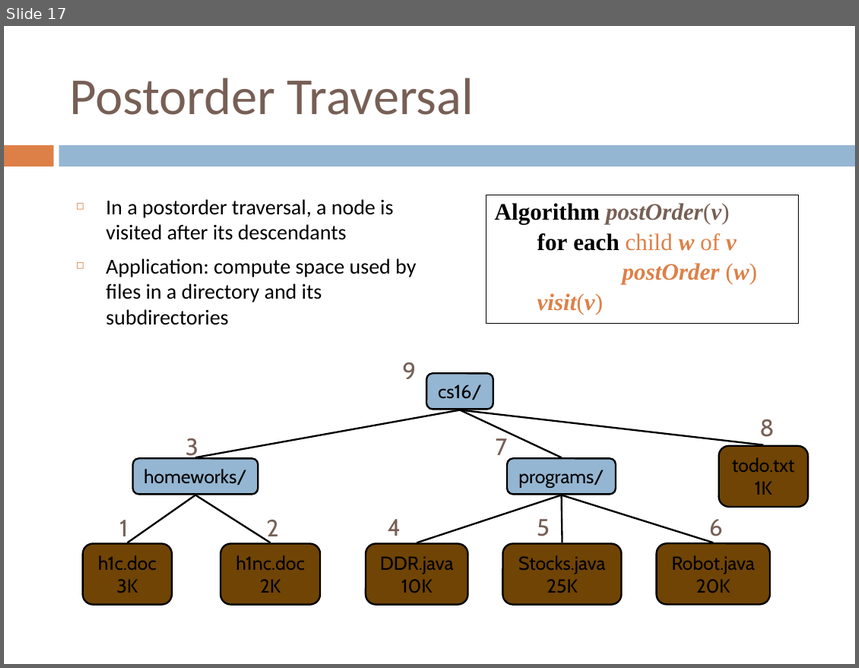
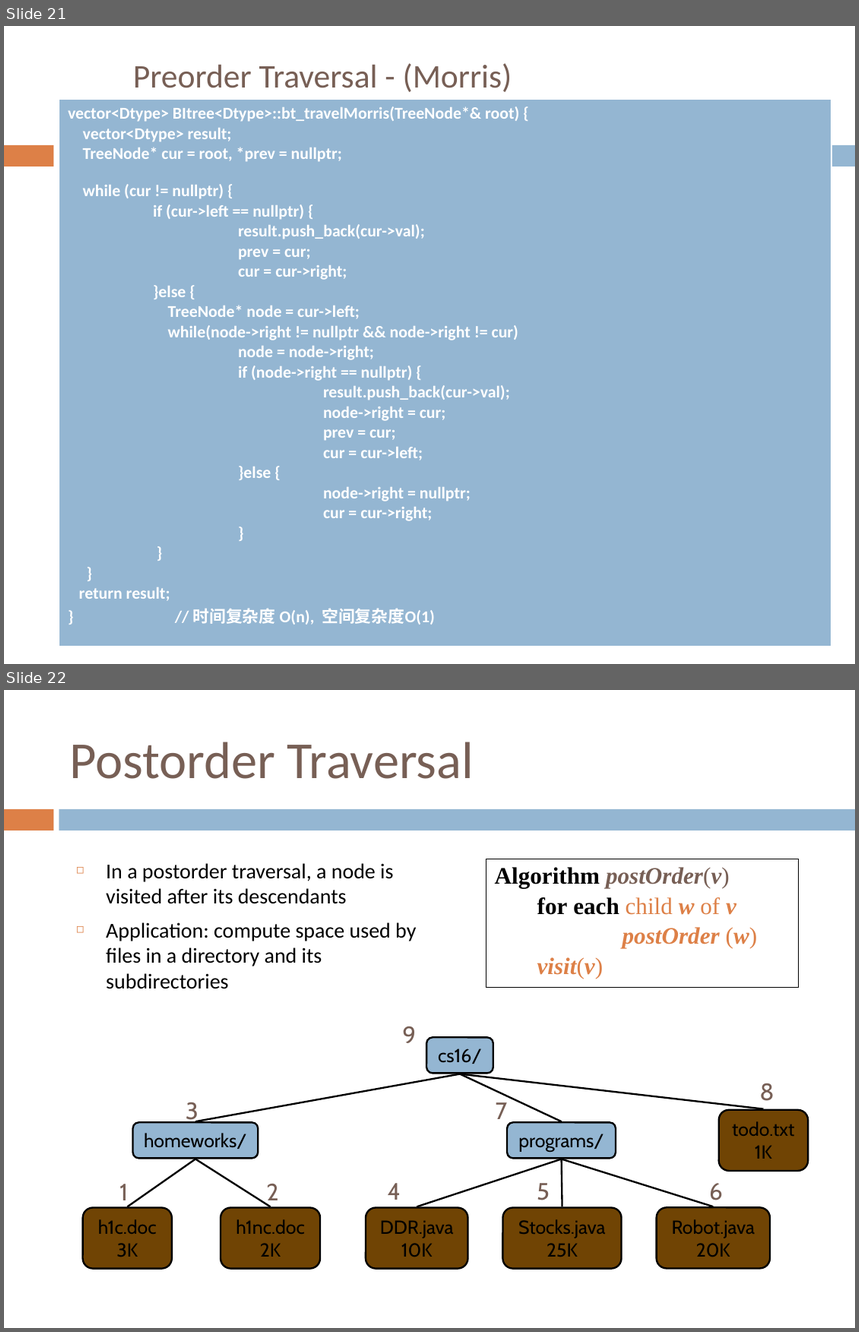
Before and after one commit to sundyCoder/CSK, a slide deck: 3@CSDS/PPT/4@tree.pptx. Shown one above the other, each under a label of ours: slide 17 before the commit, slides 21 and 22 after it. The pictures are 859x668 and 859x1332 pixels, drawn with LibreOffice and Linux fonts; fonts in the diff are those of the drawing. Boxes give left, top, right and bottom in pixels: in the first picture for what was removed or moved away, otherwise in the second. Text is boxed around its words. In the diff, an @@ line names an element or a change of style, - is before the commit and + after.

Commit message:
tree algorithm.

```diff
--- a/3@CSDS/PPT/4@tree.pptx
+++ b/3@CSDS/PPT/4@tree.pptx
@@ slide 21 added at (4, 26, 855, 664), background #FFFFFF; not listed: 2 template elements that a slide beside it also shows @@
@@ title added at (133, 63, 512, 92), 28 pt, text #775F55 @@
+Preorder Traversal - (Morris)
@@ table added at (59, 99, 832, 648), 1 rows, 1 columns @@
+vector<Dtype> BItree<Dtype>::bt_travelMorris(TreeNode*& root) { / vector<Dtype> result; / TreeNode* cur = root, *prev = nullptr; / while (cur != nullptr) { / if (cur->left == nullptr) { / result.push_back(cur->val); / prev = cur; / cur = cur->right; / }else { / TreeNode* node = cur->left; / while(node->right != nullptr && node->right != cur) / node = node->right; / if (node->right == nullptr) { / result.push_back(cur->val); / node->right = cur; / prev = cur; / cur = cur->left; / }else { / node->right = nullptr; / cur = cur->right; / } / } / } / return result; / } // 时间复杂度 O(n), 空间复杂度O(1)
@@ what was slide 17 is now slide 22 @@
```
Also in this commit, not shown: 1 slide changed, 5 other slides added, 40 other files.
